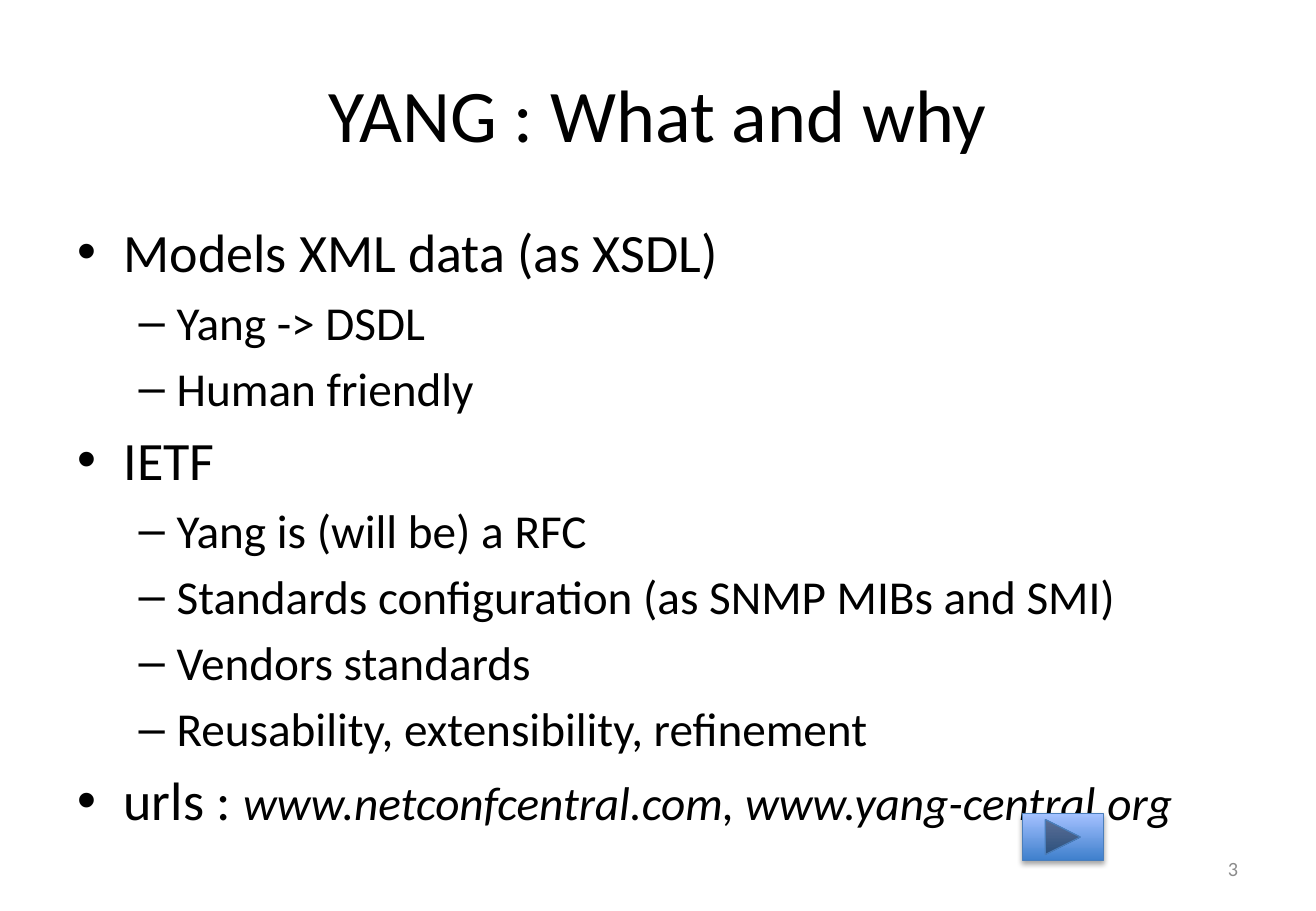
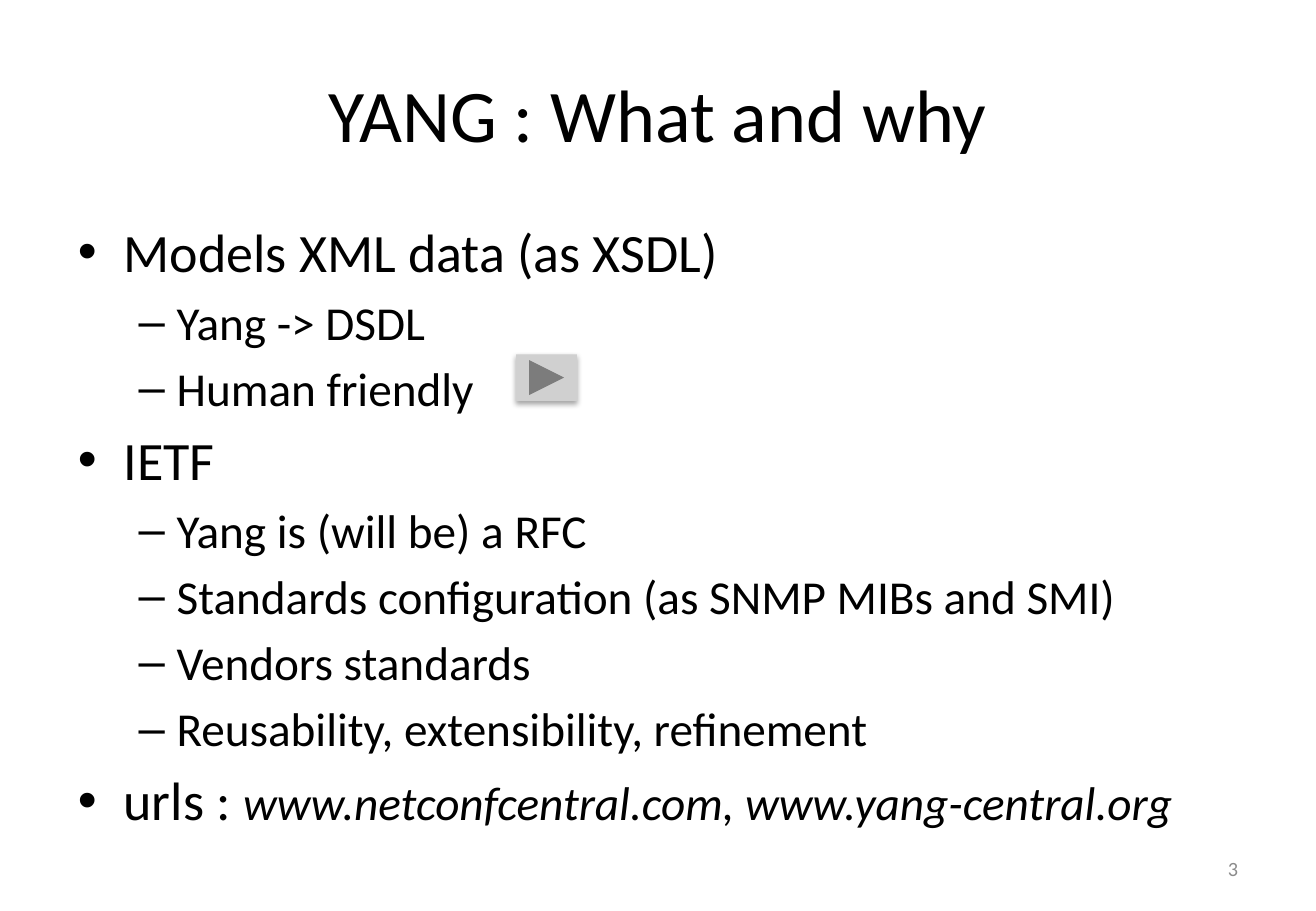
Before and after one commit to AaronNGray/jYang, a slide deck: slide 3 of yang-manager/reports/YangArchiAnimatedCameraReady2.pptx. Drawn at 1316x911 pixels with LibreOffice and Linux fonts; fonts in the diff are those of the drawing; grey boxes stand for pictures. Boxes give left, top, right and bottom in pixels: in the first picture for what was removed or moved away, otherwise in the second. Text is boxed around its words. In the diff, an @@ line names an element or a change of style, - is before the commit and + after.

```diff
--- a/yang-manager/reports/YangArchiAnimatedCameraReady2.pptx
+++ b/yang-manager/reports/YangArchiAnimatedCameraReady2.pptx
@@ picture added at (516, 355, 577, 401) @@
@@ action button forward next removed at (1023, 814, 1105, 860) @@
```
Also in this commit, not shown: 6 other slides changed, 1 slide added, 12 slides removed, 4 other files.
